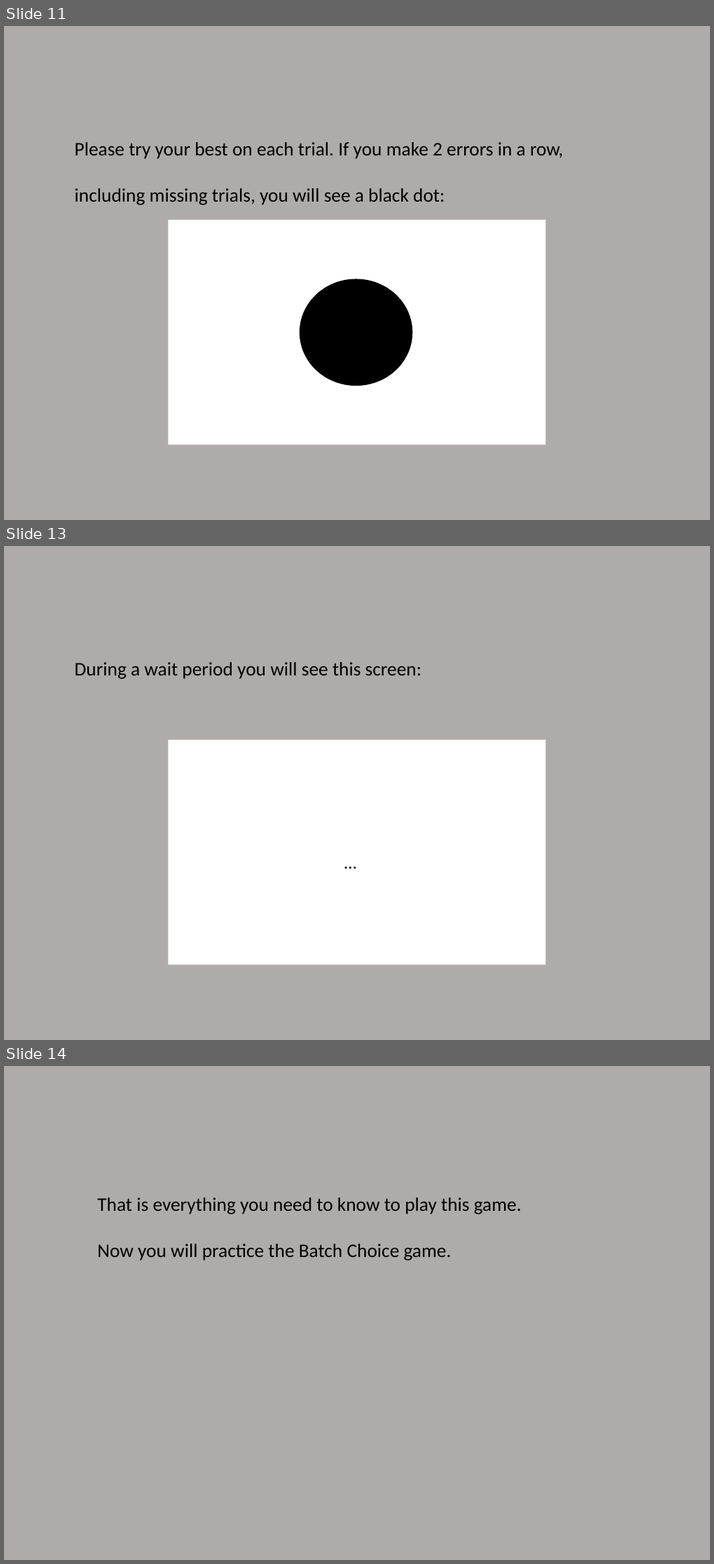
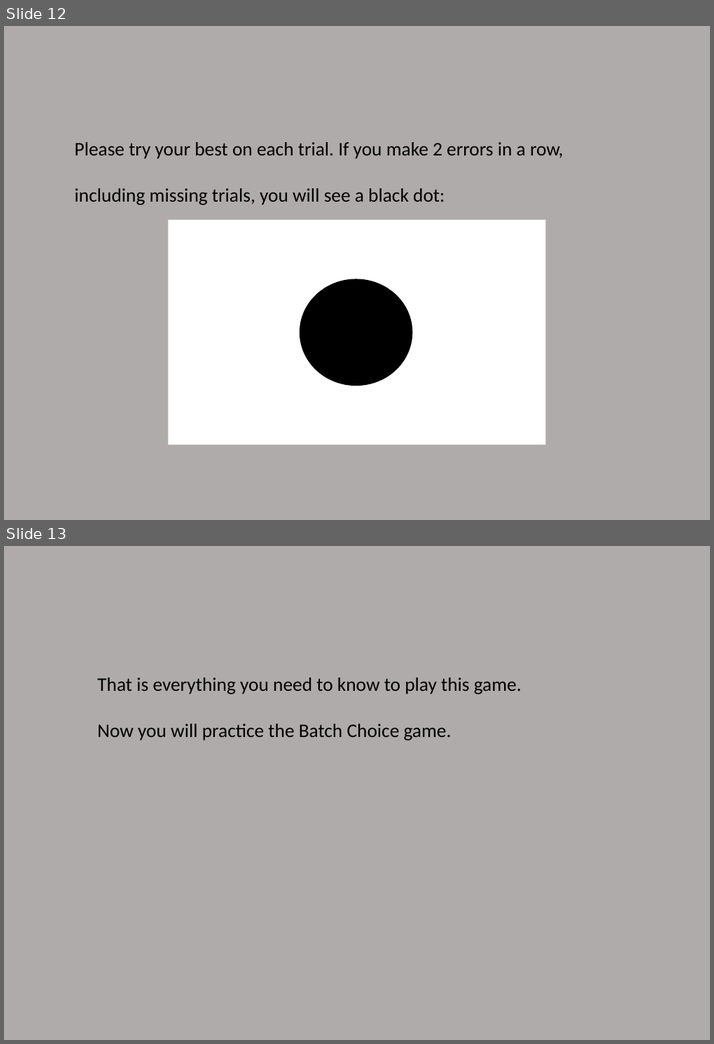
Before and after one commit to lizzytong2589/MSIT-demand-selection, a slide deck: nivturk-prolific/app/static/Instructions/instructions_DST/instructions_DST.pptx. Shown one above the other, each under a label of ours: slides 11, 13 and 14 before the commit, slides 12 and 13 after it; the slides between them are not shown. The pictures are 714x1564 and 714x1044 pixels, drawn with LibreOffice and Linux fonts; fonts in the diff are those of the drawing. Boxes give left, top, right and bottom in pixels: in the first picture for what was removed or moved away, otherwise in the second. Text is boxed around its words. In the diff, an @@ line names an element or a change of style, - is before the commit and + after.

```diff
--- a/nivturk-prolific/app/static/Instructions/instructions_DST/instructions_DST.pptx
+++ b/nivturk-prolific/app/static/Instructions/instructions_DST/instructions_DST.pptx
@@ slide 13 removed at <box>4,546,710,1040</box>, background #AFABAB @@
@@ text removed at <box>75,662,421,679</box> @@
-During a wait period you will see this screen:
@@ rectangle removed at <box>168,740,546,965</box> @@
-+
@@ what was slide 11 is now slide 12 @@
@@ what was slide 14 is now slide 13 @@
```
Also in this commit, not shown: 6 slides changed, 1 slide added, 1 other slide removed.
